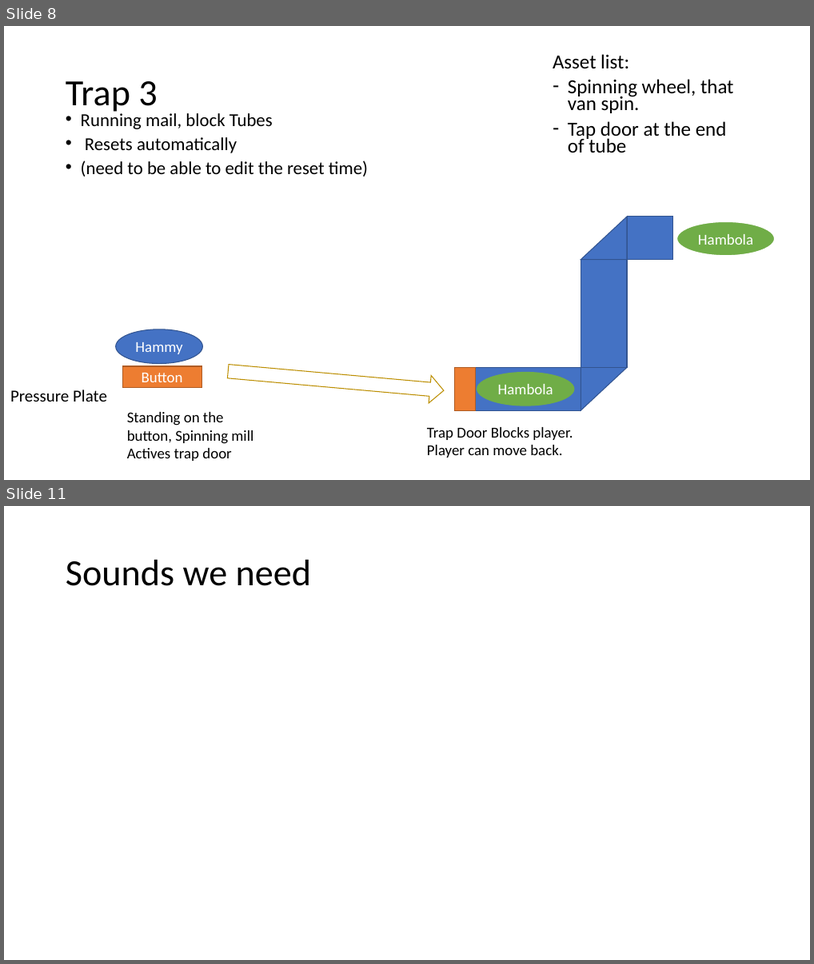
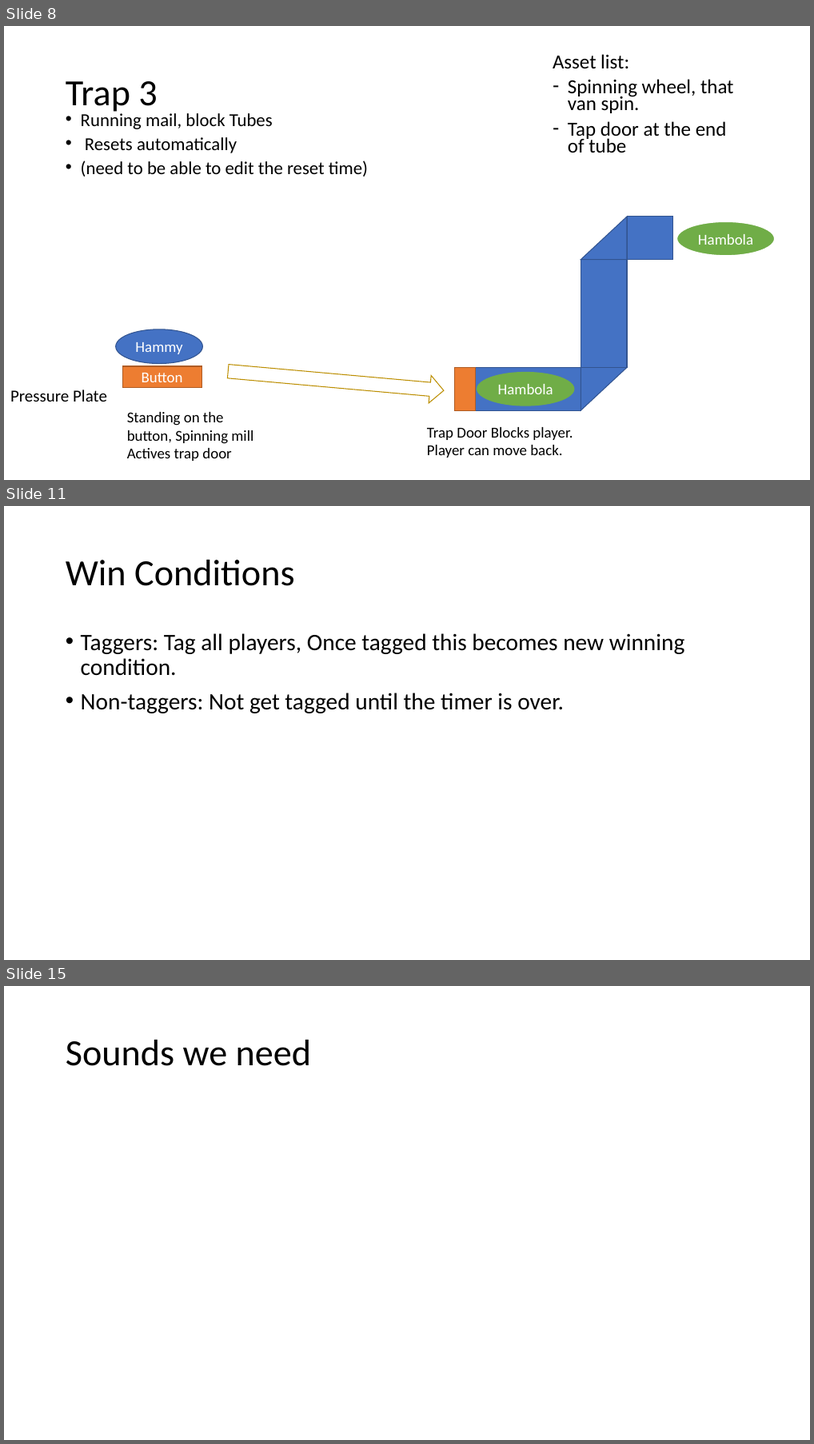
Before and after one commit to rupee990/GGJ2018-Hambola, a slide deck: GGJ/Documents/Zombie Hamsters.pptx. Shown one above the other, each under a label of ours: slides 8 and 11 before the commit, slides 8, 11 and 15 after it; the slides between them are not shown. The pictures are 814x964 and 814x1444 pixels, drawn with LibreOffice and Linux fonts; fonts in the diff are those of the drawing. Boxes give left, top, right and bottom in pixels: in the first picture for what was removed or moved away, otherwise in the second. Text is boxed around its words. In the diff, an @@ line names an element or a change of style, - is before the commit and + after.

```diff
--- a/GGJ/Documents/Zombie Hamsters.pptx
+++ b/GGJ/Documents/Zombie Hamsters.pptx
@@ slide 11 added at (4, 506, 810, 960), background #FFFFFF @@
@@ title added at (66, 560, 294, 586), 44 pt, text #000000 @@
+Win Conditions
@@ text added at (81, 633, 686, 713), 28 pt, text #000000 @@
+• Taggers: Tag all players, Once tagged this becomes new winning condition.
+• Non-taggers: Not get tagged until the timer is over.
@@ what was slide 11 is now slide 15 @@
```
Also in this commit, not shown: 3 slides changed, 3 other slides added, 2 other files.
